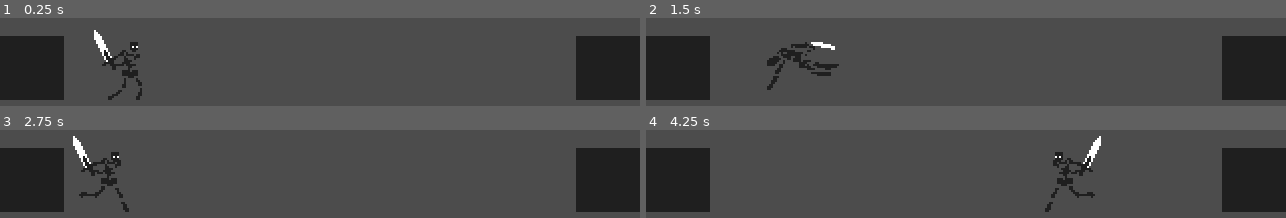
Above: before the commit, frames 1-4 (two rows, left to right).
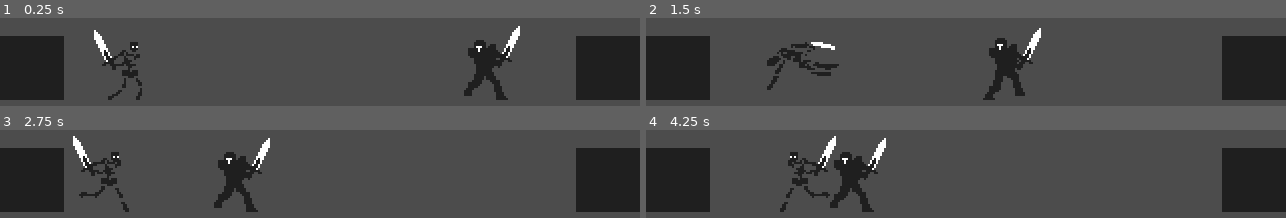
Above: after the commit, the same moments.

Repository: dw3nt/hb-grave-in-godot
Game: Godot game, scene res://Graveyard.tscn
Same seed, same stepped clock (60 frames per second), same inputs: the game is played once before the commit and once after it.
Inputs:
- Up to frame 1 (0.25 s): no input
- Up to frame 2 (1.5 s): hold D (move_right) 0.53-1.28 s; tap K (attack) at 0.6 s; tap Space (roll) at 0.8, 1.35 s; hold A (move_left) from 1.28 s (still down)
- Up to frame 3 (2.75 s): tap K (attack) at 1.55, 2.1 s; release A (move_left) at 2.03 s; hold D (move_right) from 2.03 s (still down); tap Space (roll) at 2.3 s
- Up to frame 4 (4.25 s): tap Space (roll) at 2.85, 3.8 s; tap K (attack) at 3.05, 3.6 s; release D (move_right) at 3.53 s; hold A (move_left) from 3.53 s (still down)

The runs differ from the first frame. In frame 1, 2.6% of the frame differs, in the area x 72-82%, y 9-94%; in frame 2, 2.7%; in frame 3, 2.6%; in frame 4, 5.6%, in the area x 20-72%, y 6-94%.

Commit message:
primitive knight chase

Diff:
--- a/Graveyard.tscn
+++ b/Graveyard.tscn
@@ -1,7 +1,8 @@
-[gd_scene load_steps=3 format=2]
+[gd_scene load_steps=4 format=2]
 
 [ext_resource path="res://Wall.tscn" type="PackedScene" id=1]
-[ext_resource path="res://Skeleton.tscn" type="PackedScene" id=2]
+[ext_resource path="res://Knight.tscn" type="PackedScene" id=2]
+[ext_resource path="res://Skeleton.tscn" type="PackedScene" id=3]
 
 [node name="Graveyard" type="Node"]
 
@@ -13,5 +14,10 @@
 [node name="Wall2" parent="Walls" instance=ExtResource( 1 )]
 position = Vector2( 304, 136 )
 
-[node name="Skeleton" parent="." instance=ExtResource( 2 )]
+[node name="Enemies" type="Node2D" parent="."]
+
+[node name="Knight" parent="Enemies" instance=ExtResource( 2 )]
+position = Vector2( 256, 128 )
+
+[node name="Skeleton" parent="." instance=ExtResource( 3 )]
 position = Vector2( 59, 128 )
--- a/Knight.gd
+++ b/Knight.gd
@@ -2,18 +2,44 @@
 
 enum State { IDLE, CHASE }
 
-const MAX_MOVE_SPEED = 125
-const ACCELERATION = 20
+const MAX_MOVE_SPEED = 50
+const ACCELERATION = 10
 
 var motion = Vector2()
 
 onready var state = State.IDLE
 
 func _physics_process(delta):
+	# may be a better way to tell enemies player doesn't exist (or is dead) cuz this is bad practice and inefficent
+	var skeleton = get_tree().get_root().find_node("Skeleton", true, false)
+	if skeleton == null:
+		state = State.IDLE
+	else:
+		state = State.CHASE
+
 	match state:
 		State.IDLE:
-			print("idle")
+			process_idle()
 		State.CHASE:
-			print("chase")
+			process_chase(skeleton)
 
 	move_and_slide(motion)
+
+
+func process_idle():
+	$Anim.play("idle")
+	motion.x = lerp(motion.x, 0, 0.25)
+
+
+func process_chase(chase):
+	var x_scale = sign(chase.position.x - position.x)
+	if x_scale == 0:
+		x_scale = 1
+
+	if x_scale > 0:
+		motion.x = min(motion.x + ACCELERATION, MAX_MOVE_SPEED)
+	else:
+		motion.x = max(motion.x - ACCELERATION, -MAX_MOVE_SPEED)
+
+	$Anim.play("walk")
+	$Flippable.scale.x = x_scale
--- a/Skeleton.tscn
+++ b/Skeleton.tscn
@@ -124,8 +124,7 @@
 "values": [ Vector2( 16, 0 ) ]
 }
 
-[sub_resource type="Animation" id=2]
-resource_name = "attack_two"
+[sub_resource type="Animation" id=3]
 length = 0.5
 tracks/0/type = "value"
 tracks/0/path = NodePath("Flippable/Sprite:texture")
@@ -240,8 +239,7 @@
 "values": [ Vector2( 0, 0 ) ]
 }
 
-[sub_resource type="Animation" id=4]
-resource_name = "roll"
+[sub_resource type="Animation" id=5]
 length = 0.7
 tracks/0/type = "value"
 tracks/0/path = NodePath("Flippable/Sprite:texture")
@@ -359,14 +357,14 @@
 [node name="Anim" type="AnimationPlayer" parent="."]
 autoplay = "idle"
 anims/attack_one = SubResource( 1 )
-anims/attack_three = SubResource( 7 )
-anims/attack_two = SubResource( 2 )
-anims/idle = SubResource( 3 )
-anims/roll = SubResource( 4 )
-anims/run = SubResource( 5 )
+anims/attack_three = SubResource( 2 )
+anims/attack_two = SubResource( 3 )
+anims/idle = SubResource( 4 )
+anims/roll = SubResource( 5 )
+anims/run = SubResource( 6 )
 
 [node name="CollisionShape2D" type="CollisionShape2D" parent="."]
 position = Vector2( 0, 8 )
-shape = SubResource( 6 )
+shape = SubResource( 7 )
 
 [connection signal="animation_finished" from="Anim" to="." method="_on_Anim_animation_finished"]
Not shown: 4 places in Skeleton.tscn that only renumber resources
